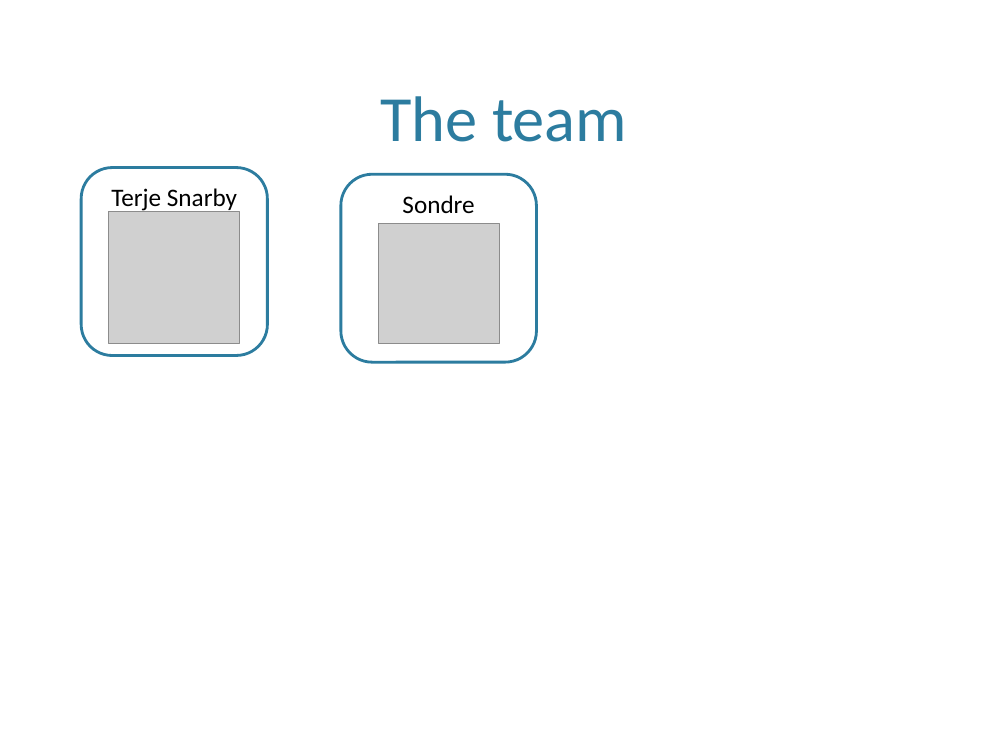
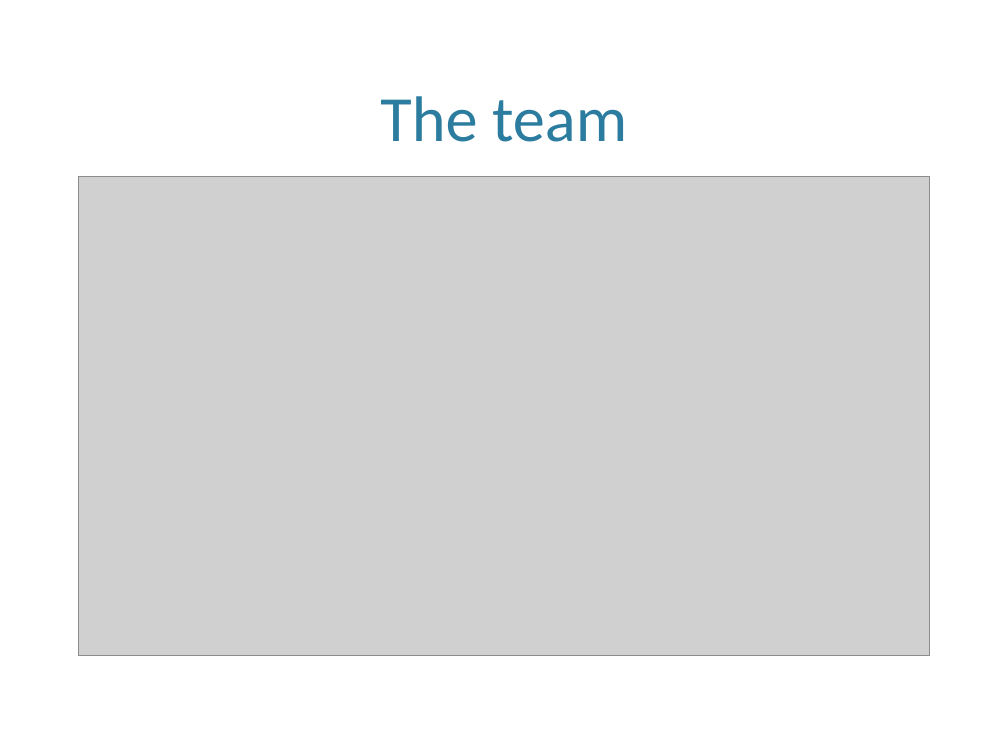
Before and after one commit to eventh/kpro9, a slide deck: slide 3 of presentation/TDT4290_FinalPresentasjon.pptx. Drawn at 1008x756 pixels with LibreOffice and Linux fonts; fonts in the diff are those of the drawing; grey boxes stand for pictures; background and template pictures are left out. Boxes give left, top, right and bottom in pixels: in the first picture for what was removed or moved away, otherwise in the second. Text is boxed around its words. In the diff, an @@ line names an element or a change of style, - is before the commit and + after.

Commit message:
Presentation

```diff
--- a/presentation/TDT4290_FinalPresentasjon.pptx
+++ b/presentation/TDT4290_FinalPresentasjon.pptx
@@ picture added at [79,176,929,655] @@
@@ rounded rectangle removed at [82,167,268,355] @@
-Terje Snarby
@@ rounded rectangle removed at [341,174,536,362] @@
-Sondre
@@ picture removed at [109,212,240,343] @@
@@ picture removed at [378,224,499,344] @@
```
Also in this commit, not shown: 2 other files.
